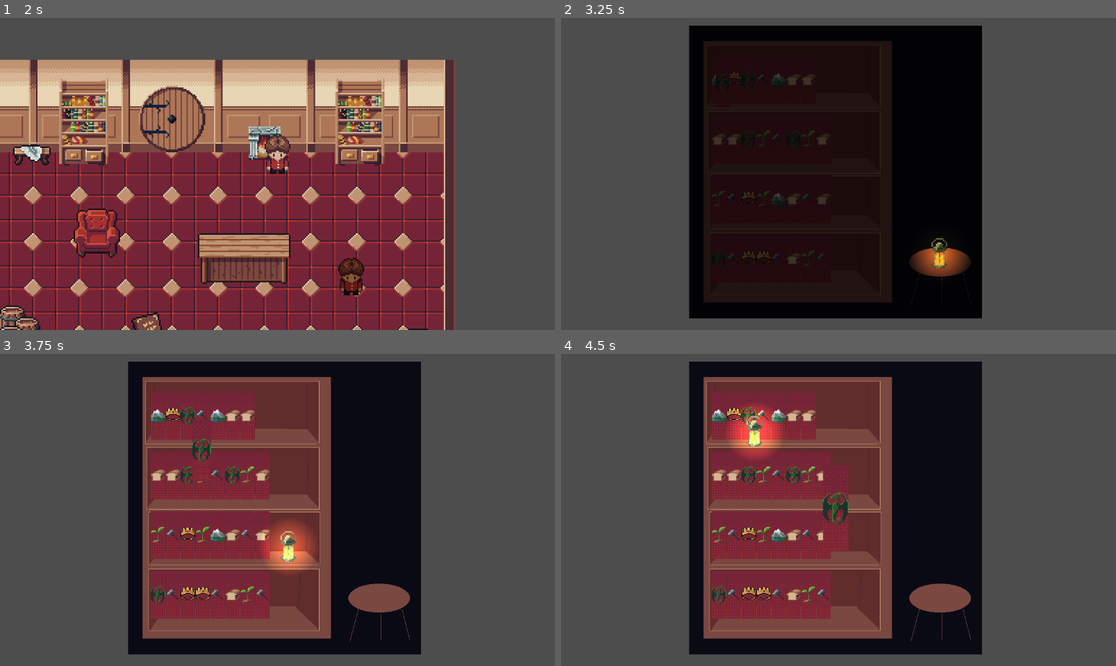
Above: before the commit, frames 1-4 (two rows, left to right).
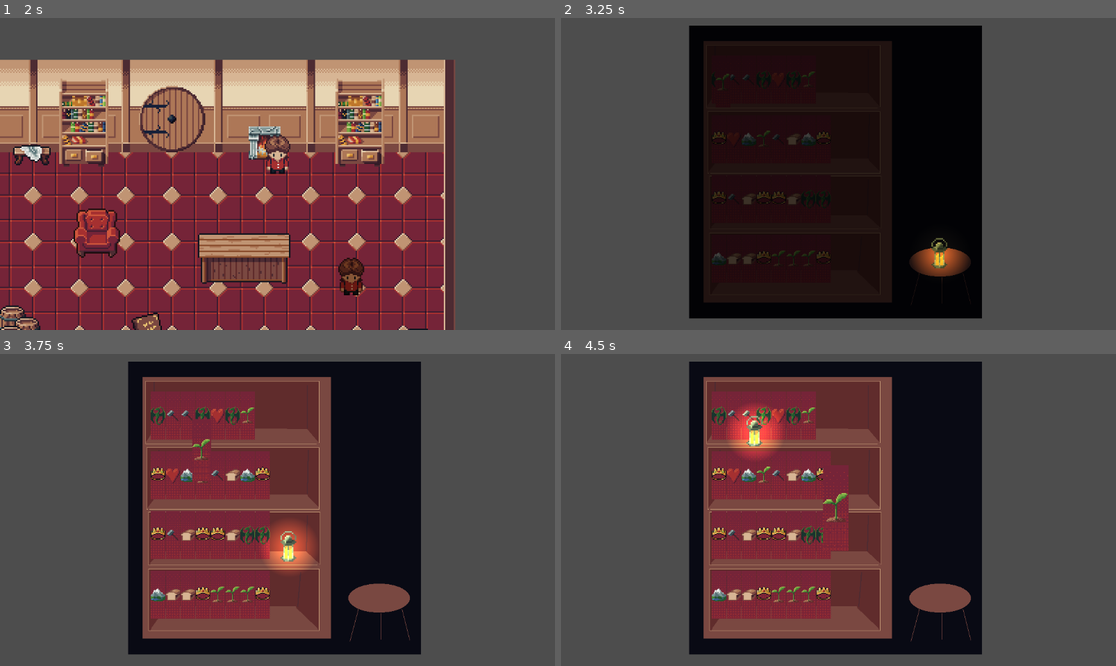
Above: after the commit, the same moments.

Repository: peterakerblom/hoblib
Game: Godot game, scene res://scenes/level.tscn
Same seed, same stepped clock (60 frames per second), same inputs: the game is played once before the commit and once after it.
Inputs (mouse positions are in pixels of both pictures, inside the frame that each line leads up to):
- Up to frame 1 (2 s): move the mouse to (249, 236) at 0.52 s; hold Up (up) 0.53-1.25 s; tap E (interact) at 0.6 s; click (249, 236) at 0.67 s; drag from (444, 220) to (277, 158) at 1.27 s
- Up to frame 2 (3.25 s): move the mouse to (672, 127) at 2.02 s; hold Left (left) 2.03-2.75 s; tap E (interact) at 2.1 s; click (716, 80) at 2.77 s
- Up to frame 3 (3.75 s): drag from (377, 588) to (111, 463) at 3.52 s
- Up to frame 4 (4.5 s): move the mouse to (755, 432) at 4.27 s; hold Down (down) from 4.28 s (still down); tap E (interact) at 4.35 s

Frame 1 is identical in both runs. In frame 2, 1.1% of the frame differs, in the area x 27-49%, y 16-80%; in frame 3, 2.5%; in frame 4, 2.6%, in the area x 27-52%, y 16-81%.

Commit message:
genres

Diff:
--- a/global/data.gd
+++ b/global/data.gd
@@ -9,4 +9,5 @@
 	4 : "plant",
 	5 : "bread",
 	6 : "hammer",
+	7 : "heart",
 }
Binary file added: assets/raw/icon_heart_32.aseprite
Binary file added: assets/sprites/icon_heart_32.png
Not shown, added: assets/sprites/icon_heart_32.png.import
